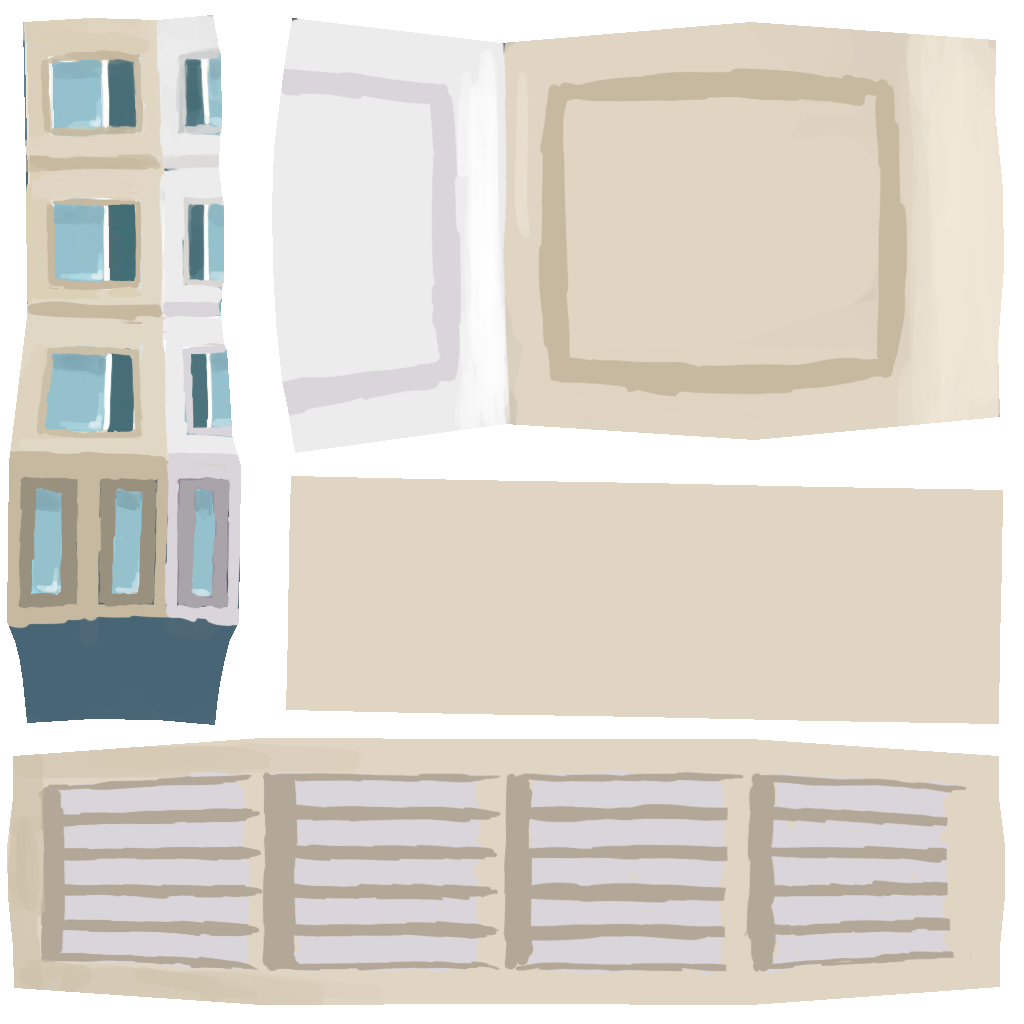
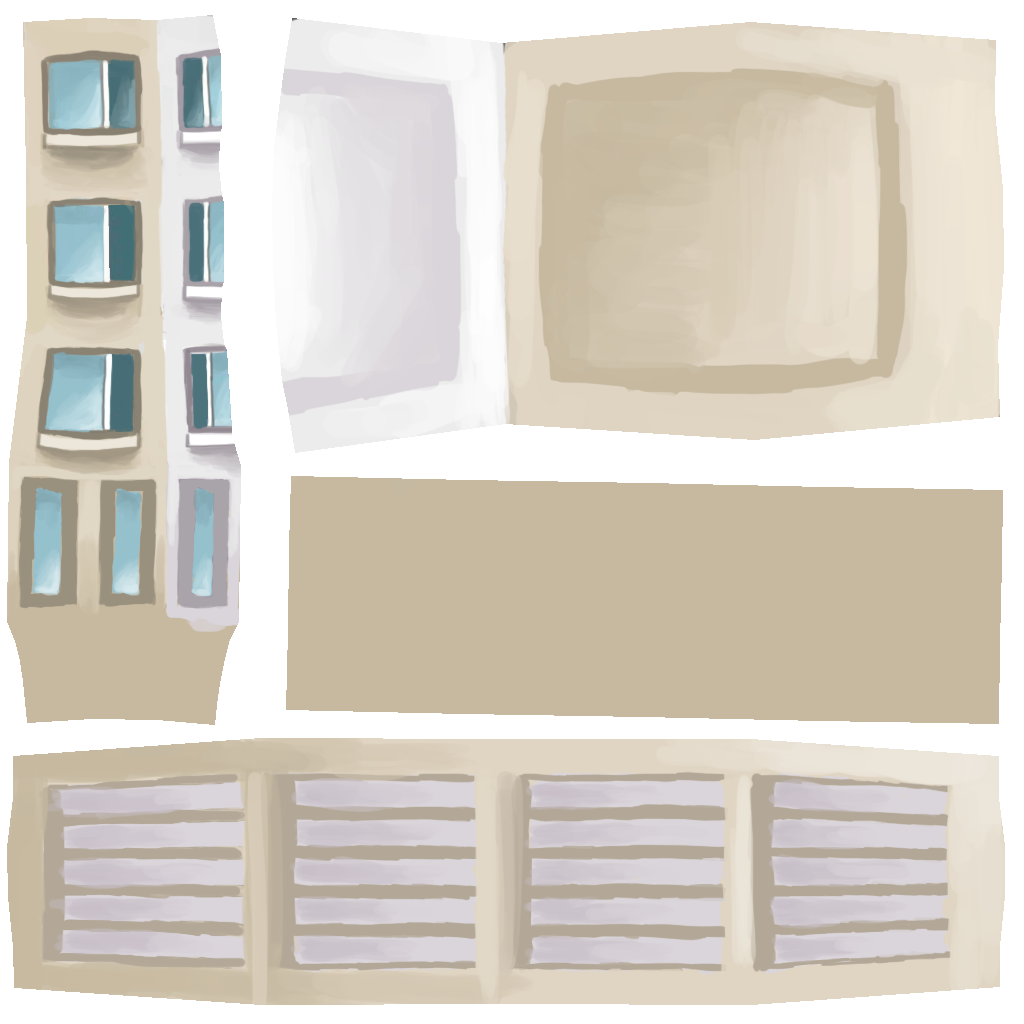
Two versions of the same layered image (1024x1024). Layer-by-layer changes:
painted on "Layer 4" over <box>186,26,999,609</box>
painted on "위" over <box>563,79,728,165</box>
painted on "Layer 16" over <box>7,31,895,834</box>
painted on "Layer 14" over <box>7,22,319,775</box>
painted on "Layer 8" over <box>96,89,1003,781</box>
painted on "Layer 9" over <box>7,738,1005,1005</box>
